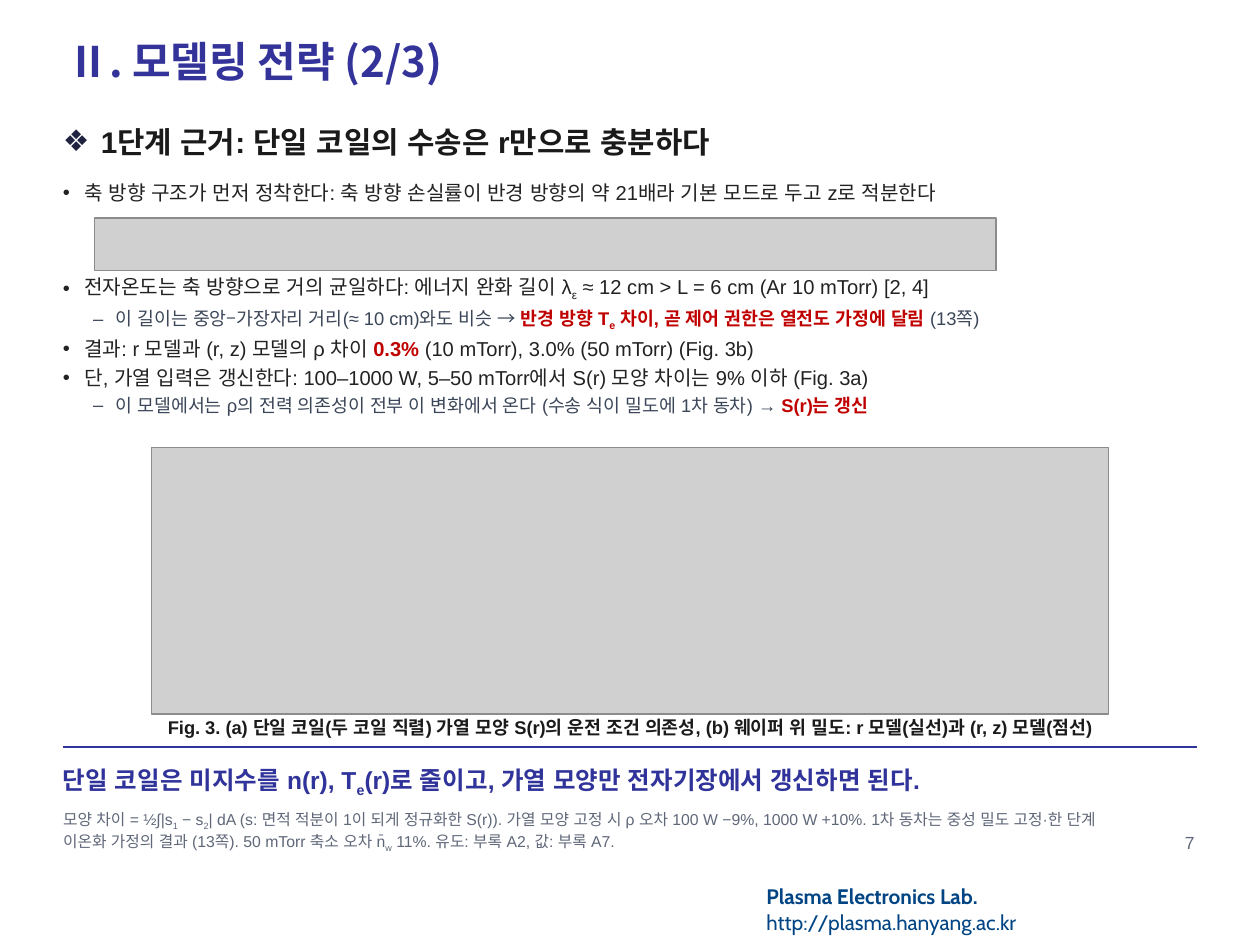
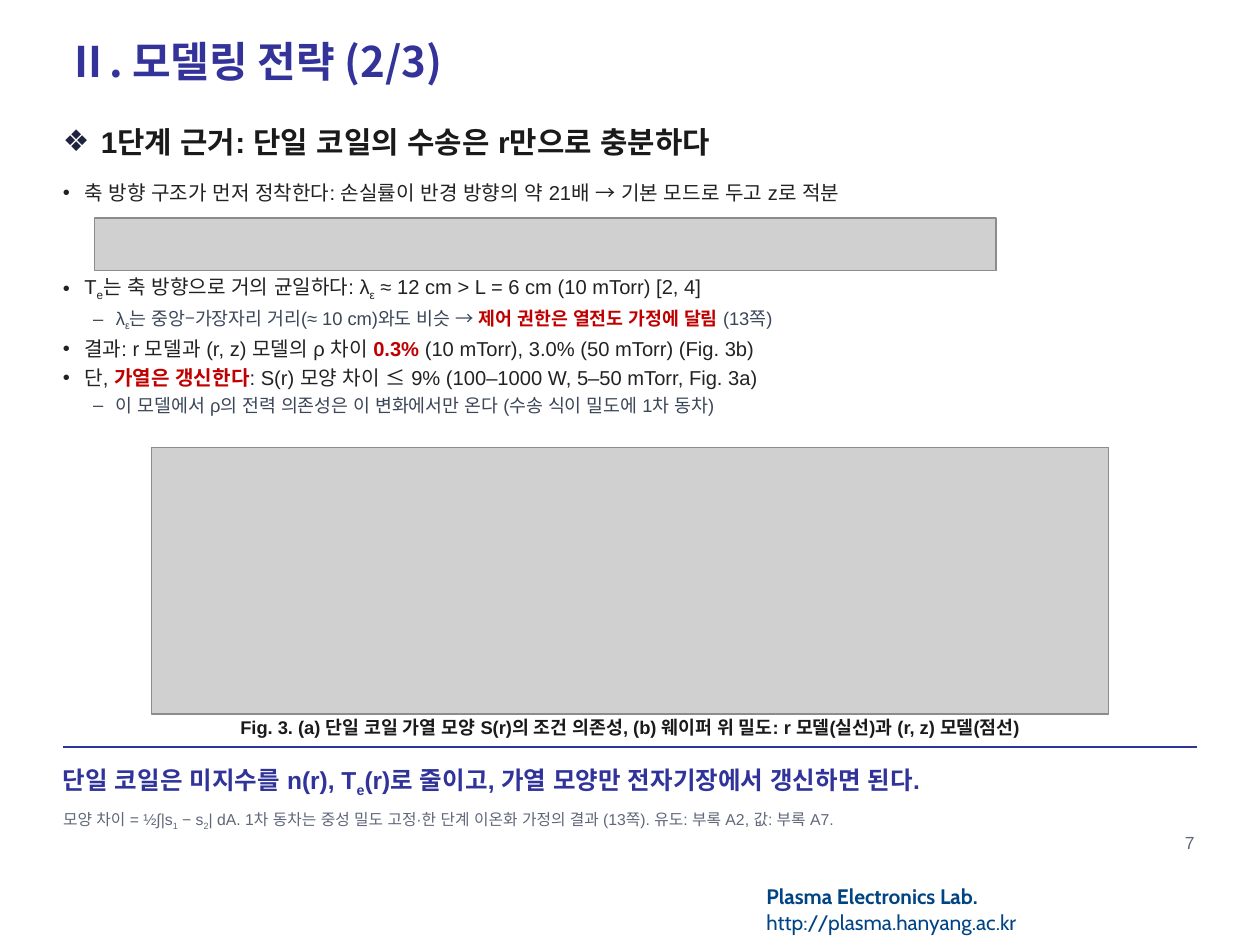
Before and after one commit to garlicjam-pyo/plasma, a slide deck: slide 7 of presentations/1차발표_피드백반영판.pptx. Drawn at 1260x945 pixels with LibreOffice and Linux fonts; fonts in the diff are those of the drawing; grey boxes stand for pictures; background and template pictures are left out. Boxes give left, top, right and bottom in pixels: in the first picture for what was removed or moved away, otherwise in the second. Text is boxed around its words. In the diff, an @@ line names an element or a change of style, - is before the commit and + after.

```diff
--- a/presentations/1차발표_피드백반영판.pptx
+++ b/presentations/1차발표_피드백반영판.pptx
@@ text at bbox=[84, 183, 839, 202]: text changed @@
-• 축 방향 구조가 먼저 정착한다: 축 방향 손실률이 반경 방향의 약 21배라 기본 모드로 두고 z로 적분한다
+• 축 방향 구조가 먼저 정착한다: 손실률이 반경 방향의 약 21배 → 기본 모드로 두고 z로 적분
@@ text at bbox=[127, 277, 772, 329]: text changed @@
-• 전자온도는 축 방향으로 거의 균일하다: 에너지 완화 길이 λε ≈ 12 cm > L = 6 cm (Ar 10 mTorr) [2, 4]
-– 이 길이는 중앙–가장자리 거리(≈ 10 cm)와도 비슷 → 반경 방향 Te 차이, 곧 제어 권한은 열전도 가정에 달림 (13쪽)
+• Te는 축 방향으로 거의 균일하다: λε ≈ 12 cm > L = 6 cm (10 mTorr) [2, 4]
+– λε는 중앙–가장자리 거리(≈ 10 cm)와도 비슷 → 제어 권한은 열전도 가정에 달림 (13쪽)
@@ text at bbox=[84, 368, 757, 416]: text changed @@
-• 단, 가열 입력은 갱신한다: 100–1000 W, 5–50 mTorr에서 S(r) 모양 차이는 9% 이하 (Fig. 3a)
-– 이 모델에서는 ρ의 전력 의존성이 전부 이 변화에서 온다 (수송 식이 밀도에 1차 동차) → S(r)는 갱신
+• 단, 가열은 갱신한다: S(r) 모양 차이 ≤ 9% (100–1000 W, 5–50 mTorr, Fig. 3a)
+– 이 모델에서 ρ의 전력 의존성은 이 변화에서만 온다 (수송 식이 밀도에 1차 동차)
@@ text at bbox=[240, 718, 1019, 738]: text changed @@
-Fig. 3. (a) 단일 코일(두 코일 직렬) 가열 모양 S(r)의 운전 조건 의존성, (b) 웨이퍼 위 밀도: r 모델(실선)과 (r, z) 모델(점선)
+Fig. 3. (a) 단일 코일 가열 모양 S(r)의 조건 의존성, (b) 웨이퍼 위 밀도: r 모델(실선)과 (r, z) 모델(점선)
@@ text at bbox=[63, 812, 834, 829]: text changed @@
-모양 차이 = ½∫|s1 − s2| dA (s: 면적 적분이 1이 되게 정규화한 S(r)). 가열 모양 고정 시 ρ 오차 100 W −9%, 1000 W +10%. 1차 동차는 중성 밀도 고정·한 단계 이온화 가정의 결과 (13쪽). 50 mTorr 축소 오차 n̄w 11%. 유도: 부록 A2, 값: 부록 A7.
+모양 차이 = ½∫|s1 − s2| dA. 1차 동차는 중성 밀도 고정·한 단계 이온화 가정의 결과 (13쪽). 유도: 부록 A2, 값: 부록 A7.
```
Also in this commit, not shown: 13 other slides changed, 10 other files.
